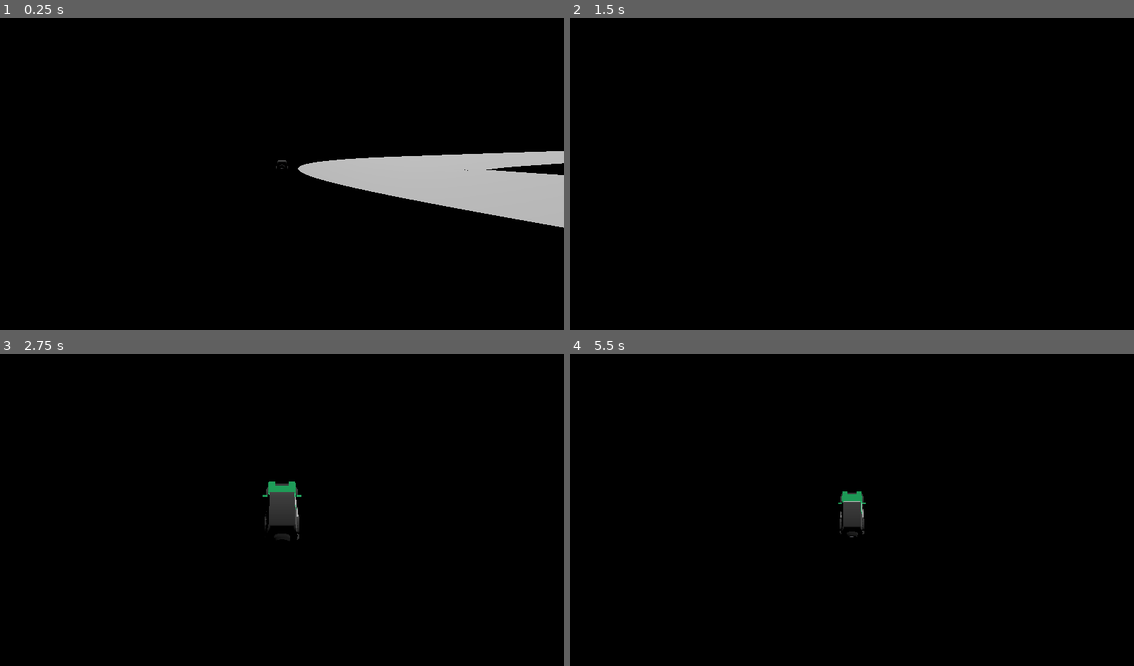
Above: before the commit, frames 1-4 (two rows, left to right).
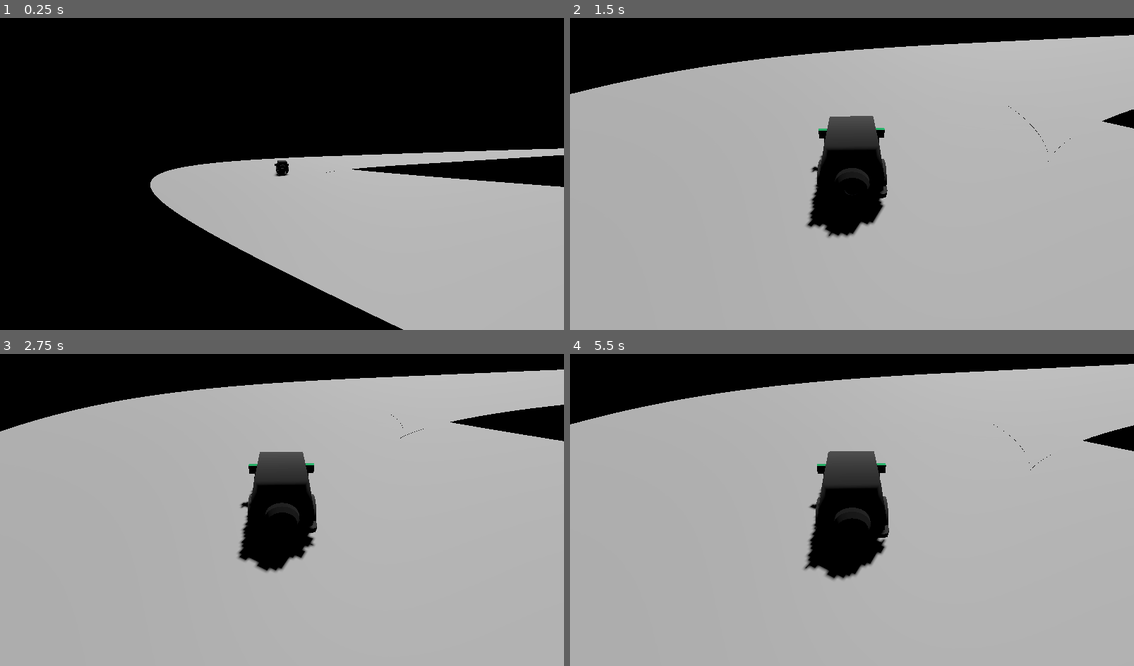
Above: after the commit, the same moments.

Repository: VriskaSekret/car_game
Game: Godot game, scene res://scenes/test_scene.tscn
Same seed, same stepped clock (60 frames per second), same inputs: the game is played once before the commit and once after it.
Inputs:
- Up to frame 1 (0.25 s): no input
- Up to frame 2 (1.5 s): hold D (steer_right) 0.53-1.28 s; tap Space at 0.77 s; hold S (brake) from 1.28 s (still down)
- Up to frame 3 (2.75 s): tap Space at 1.52 s; release S (brake) at 2.03 s; hold D (steer_right) from 2.03 s (still down)
- Up to frame 4 (5.5 s): release D (steer_right) at 2.78 s; hold W (accelerate) 2.78-3.53 s; tap Space at 3.02, 3.77, 4.52 s; hold A (steer_left) 3.53-5.03 s; hold S (brake) from 5.03 s (still down)

The runs differ from the first frame. In frame 1, 26% of the frame differs, in the area x 26-100%, y 41-100%; in frame 2, 85%; in frame 3, 86%; in frame 4, 87%, in the area x 0-100%, y 3-100%.

Commit message:
Update test_scene.tscn

Diff:
--- a/scenes/test_scene.tscn
+++ b/scenes/test_scene.tscn
@@ -41,7 +41,7 @@
 target = NodePath("../Car/CarMesh")
 
 [node name="Car" parent="." instance=ExtResource("3_jaglt")]
-transform = Transform3D(1, 0, 0, 0, 1, 0, 0, 0, 1, 0, 1.70521, -230.383)
+transform = Transform3D(1, 0, 0, 0, 1, 0, 0, 0, 1, 16, 1.70521, -230.383)
 
 [node name="Path3D" type="Path3D" parent="."]
 transform = Transform3D(1, 0, 0, 0, 1, 0, 0, 0, 1, 2.65138, 0, 16.1946)
@@ -63,7 +63,7 @@
 path_joined = true
 
 [node name="PathFollow3D" type="PathFollow3D" parent="Path3D"]
-transform = Transform3D(0.790445, 0.0269107, -0.611923, -0.0340249, 0.99941, 2.87557e-09, 0.611569, 0.0208208, 0.790903, -366.633, 0, 116.448)
+transform = Transform3D(0.790445, 0.0269107, -0.611923, -0.0340248, 0.99941, 1.94425e-09, 0.611569, 0.0208208, 0.790903, -366.633, 0, 116.448)
 progress = 2435.6
 
 [editable path="Car"]
